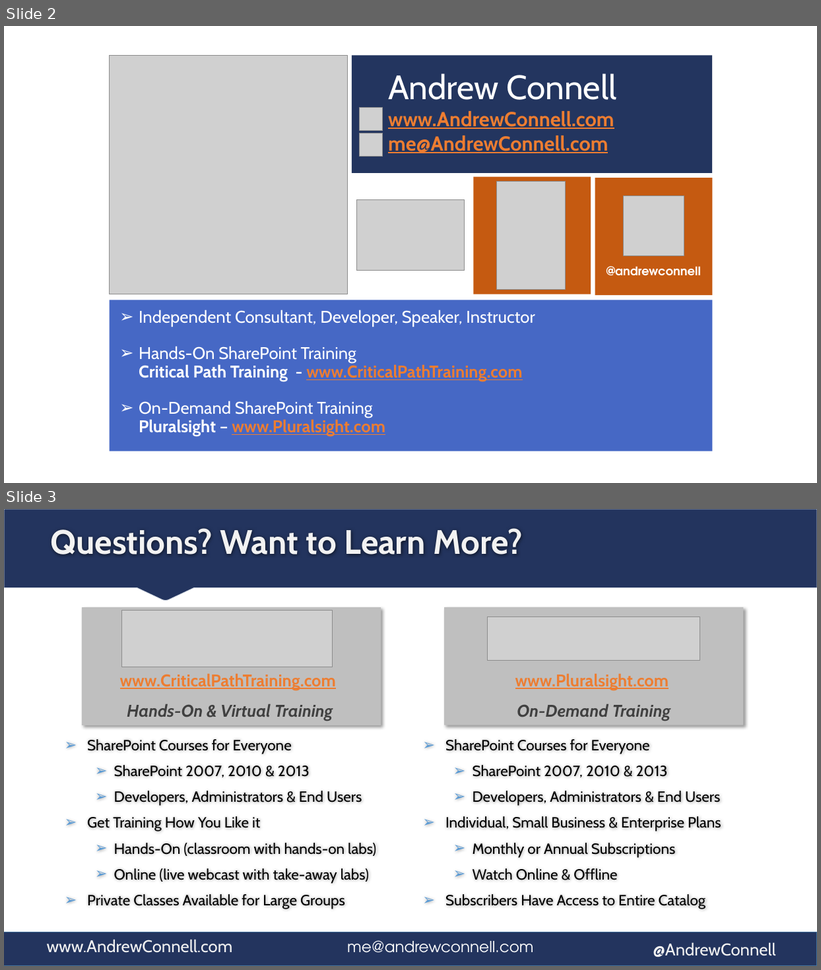
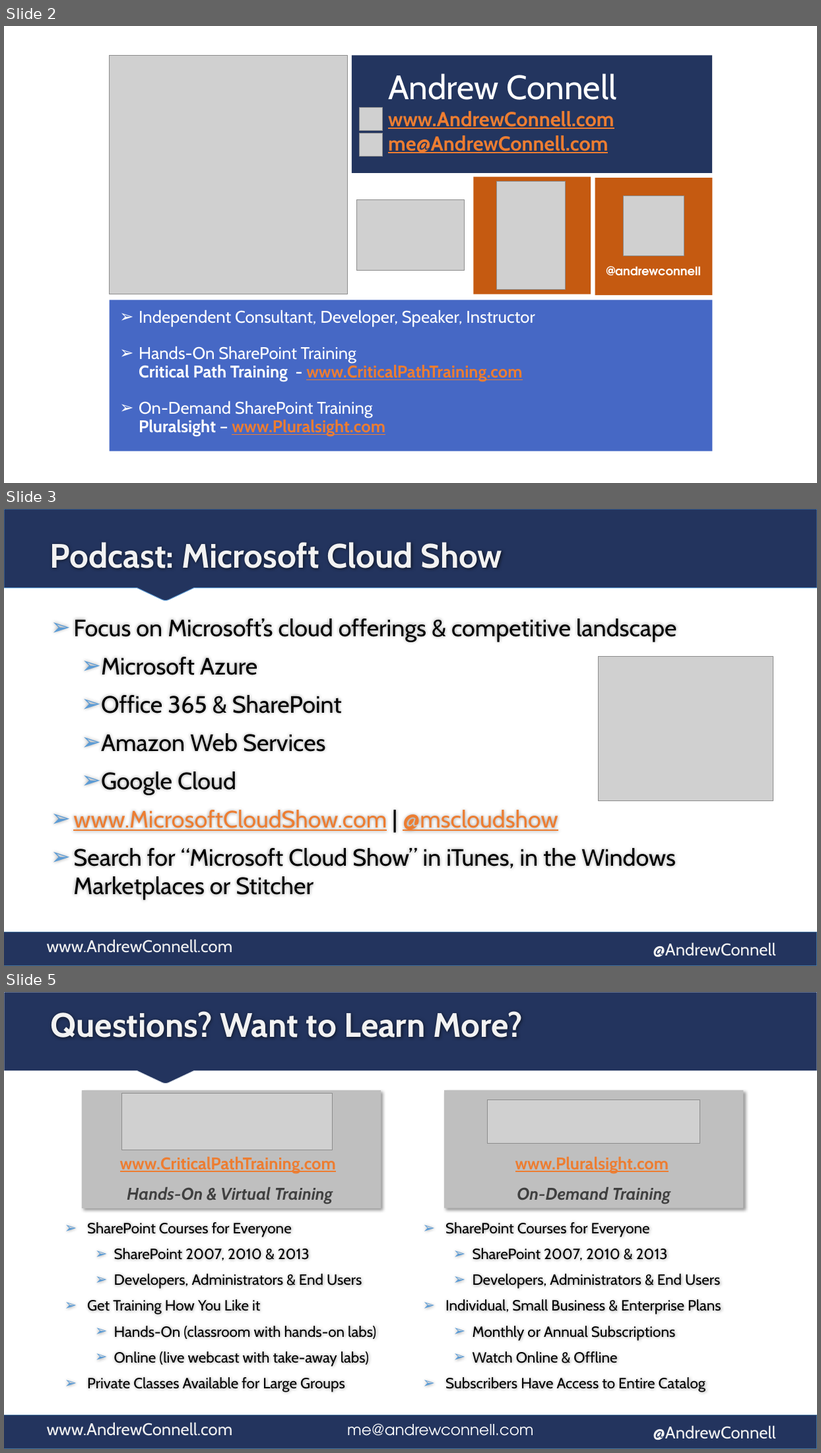
Before and after one commit to andrewconnell/pres-sp15rest-breeze, a slide deck: presentation.pptx. Shown one above the other, each under a label of ours: slides 2 and 3 before the commit, slides 2, 3 and 5 after it; the slides between them are not shown. The pictures are 821x970 and 821x1453 pixels, drawn with LibreOffice and Linux fonts; fonts in the diff are those of the drawing; grey boxes stand for pictures. Boxes give left, top, right and bottom in pixels: in the first picture for what was removed or moved away, otherwise in the second. Text is boxed around its words. In the diff, an @@ line names an element or a change of style, - is before the commit and + after.

```diff
--- a/presentation.pptx
+++ b/presentation.pptx
@@ slide 3 added at <box>4,509,817,966</box>, background #FFFFFF; not listed: 3 template elements that a slide beside it also shows @@
@@ freeform shape added at <box>4,509,817,601</box>, fill #23345E, outline #5B9BD5 0.75 pt @@
@@ title added at <box>50,542,502,568</box>, 40 pt, text #F2F2F2, bold @@
+Podcast: Microsoft Cloud Show
@@ text added at <box>73,619,677,900</box>, 28 pt, text #000000 @@
+➢ Focus on Microsoft’s cloud offerings & competitive landscape
+  ➢ Microsoft Azure
+  ➢ Office 365 & SharePoint
+  ➢ Amazon Web Services
+  ➢ Google Cloud
+➢ www.MicrosoftCloudShow.com | @mscloudshow
+➢ Search for “Microsoft Cloud Show” in iTunes, in the Windows Marketplaces or Stitcher
@@ picture added at <box>599,657,773,801</box> @@
@@ what was slide 3 is now slide 5 @@
```
Also in this commit, not shown: 1 other slide added, 1 other file.
